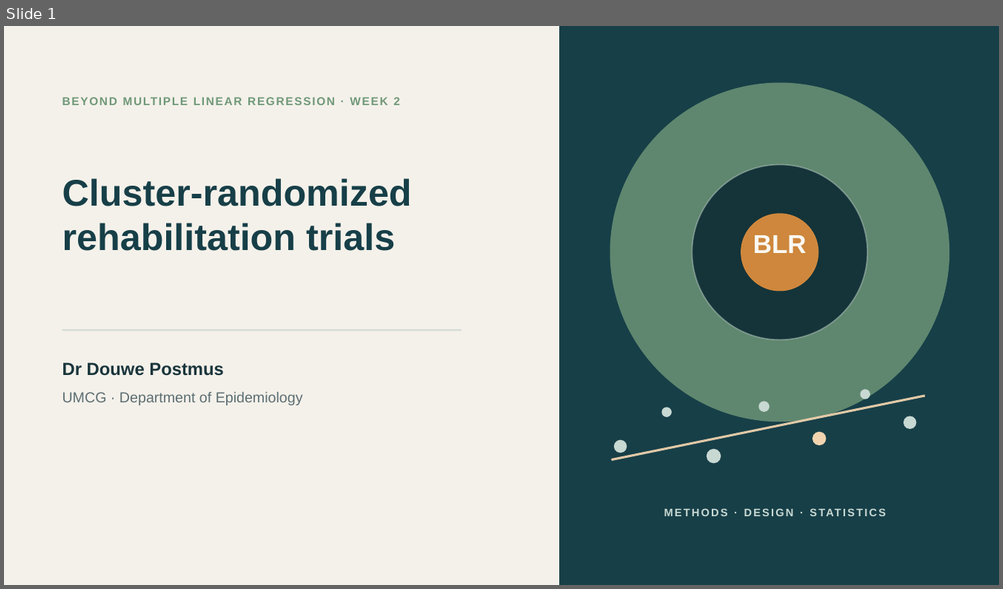
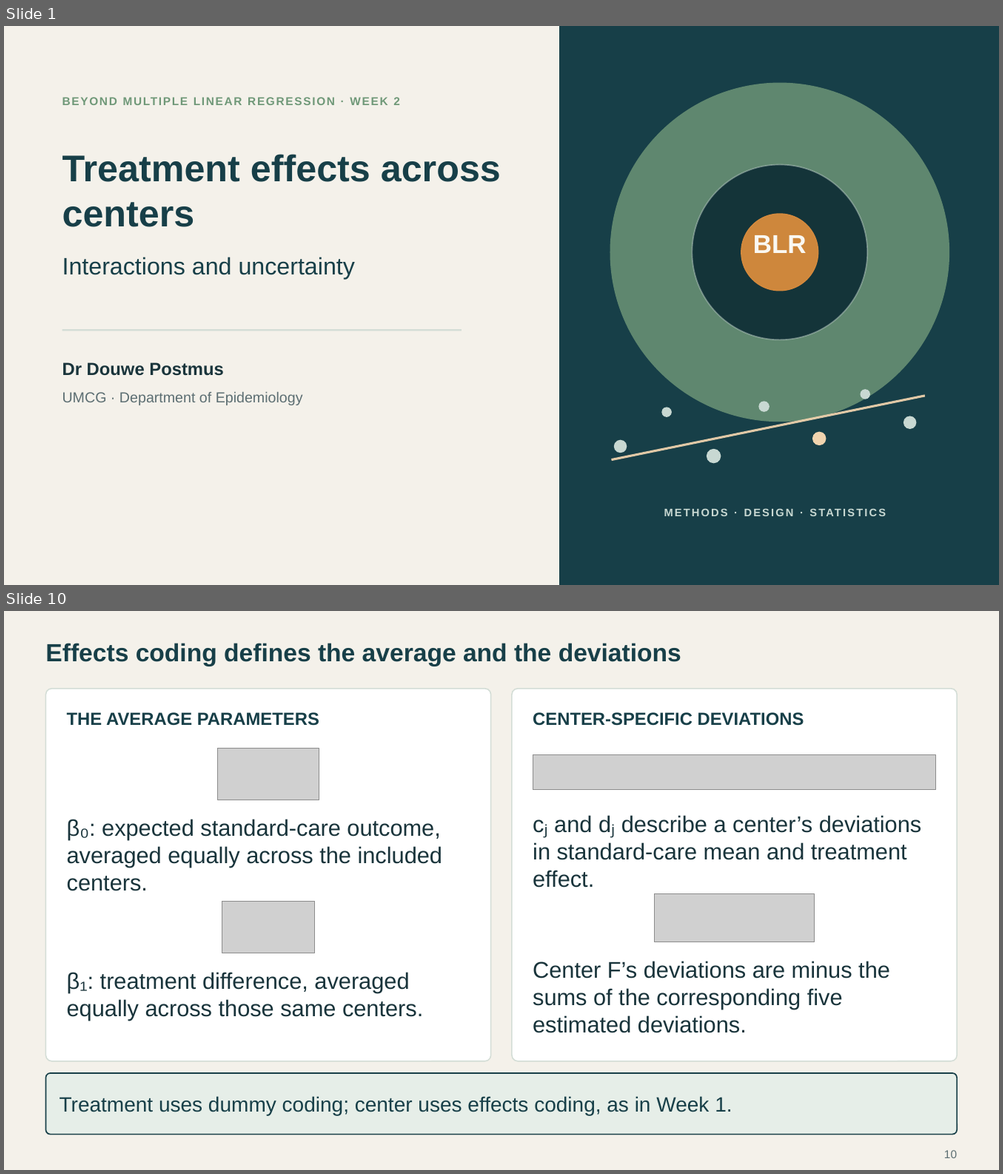
Before and after one commit to Postmus/BeyondMLR, a slide deck: lectures_2627/week2/Beyond_MLR_Week_2.pptx. Shown one above the other, each under a label of ours: slide 1 before the commit, slides 1 and 10 after it; the slides between them are not shown. The pictures are 1003x589 and 1003x1174 pixels, drawn with LibreOffice and Linux fonts; fonts in the diff are those of the drawing; grey boxes stand for pictures. Boxes give left, top, right and bottom in pixels: in the first picture for what was removed or moved away, otherwise in the second. Text is boxed around its words. In the diff, an @@ line names an element or a change of style, - is before the commit and + after.

Commit message:
Develop Week 2 lecture on treatment interactions and uncertainty

```diff
--- a/lectures_2627/week2/Beyond_MLR_Week_2.pptx
+++ b/lectures_2627/week2/Beyond_MLR_Week_2.pptx
@@ slide 10 added at (4,611,999,1170), background #F4F1EA @@
@@ text added at (45,643,681,667), 24 pt, text #173F48, bold @@
+Effects coding defines the average and the deviations
@@ rounded rectangle added at (45,689,490,1062), fill #FFFFFF, outline #D3DDD6 1.1 pt @@
@@ rounded rectangle added at (512,689,956,1062), fill #FFFFFF, outline #D3DDD6 1.1 pt @@
@@ text added at (67,712,319,726), 17 pt, text #173F48, bold @@
+THE AVERAGE PARAMETERS
@@ text added at (532,712,804,726), 17 pt, text #173F48, bold @@
+CENTER-SPECIFIC DEVIATIONS
@@ picture added at (218,749,318,800) @@
@@ picture added at (532,755,936,789) @@
@@ text added at (67,819,443,891), 22 pt, text #19343B @@
+β₀: expected standard-care outcome, averaged equally across the included centers.
@@ text added at (532,815,921,888), 22 pt, text #19343B @@
+cⱼ and dⱼ describe a center’s deviations in standard-care mean and treatment effect.
@@ picture added at (654,894,814,943) @@
@@ picture added at (222,901,314,954) @@
@@ text added at (532,961,890,1034), 22 pt, text #19343B @@
+Center F’s deviations are minus the sums of the corresponding five estimated deviations.
@@ text added at (67,972,423,1021), 22 pt, text #19343B @@
+β₁: treatment difference, averaged equally across those same centers.
@@ rounded rectangle added at (45,1073,957,1135), fill #E6EEE8, outline #173F48 1.2 pt @@
@@ text added at (60,1096,731,1116), 20 pt, text #173F48 @@
+Treatment uses dummy coding; center uses effects coding, as in Week 1.
@@ page number added at (944,1150,956,1159), 11 pt, text #5C6E72 @@
+10
@@ slide 1 changed as well @@
@@ text at (62,154,501,227): text changed @@
-Cluster-randomized rehabilitation trials
+Treatment effects across centers
@@ text added at (62,257,355,279), 23 pt, text #173F48 @@
+Interactions and uncertainty
```
Also in this commit, not shown: 24 other slides added, 8 slides removed, 53 other files.
